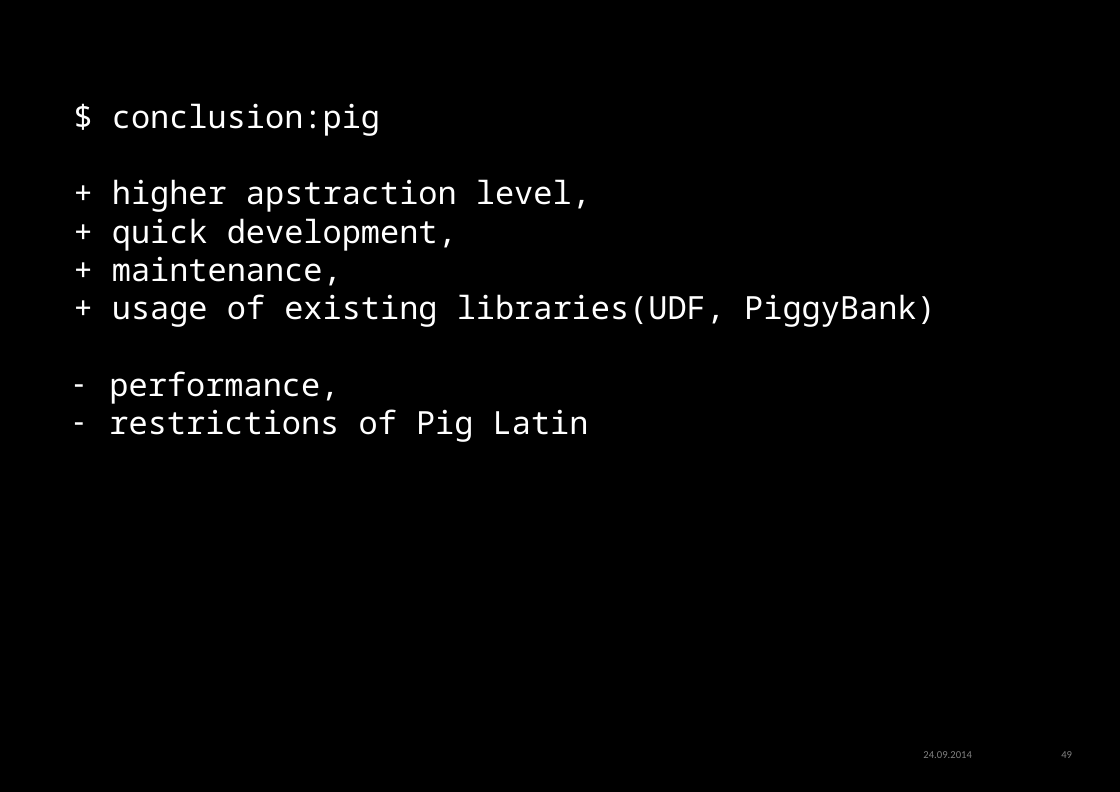
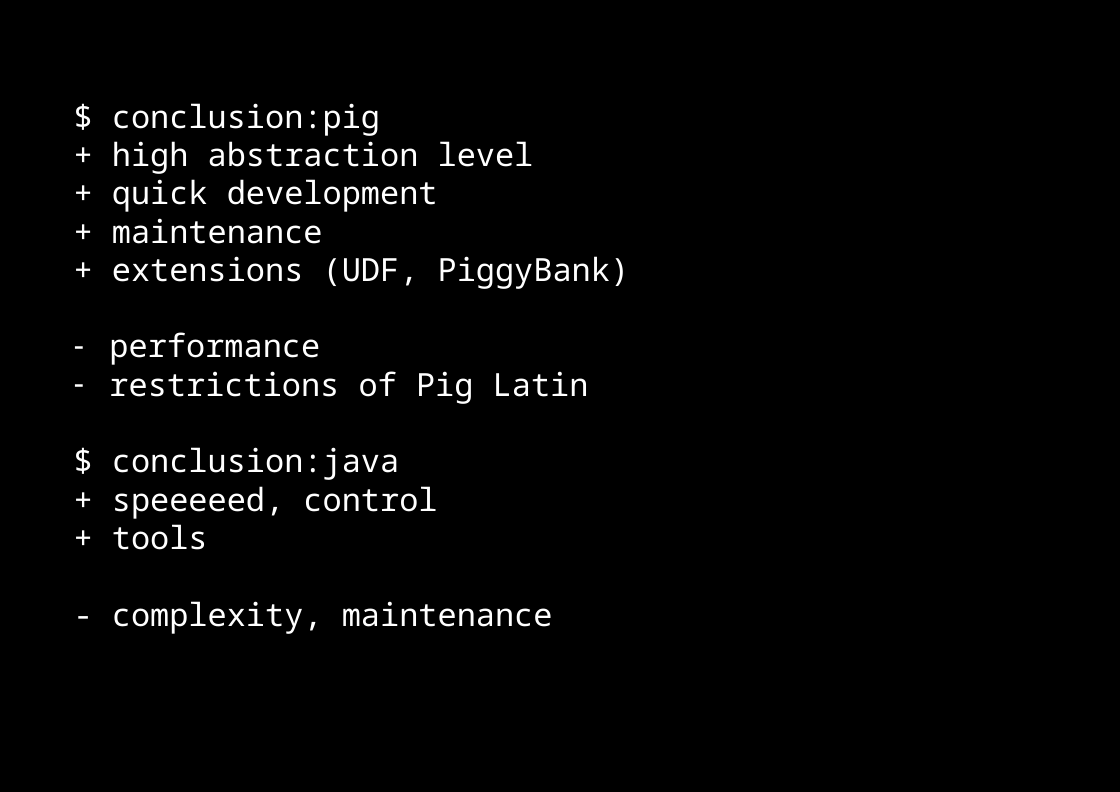
Before and after one commit to dzamurovic/coding-serbia-2014, a slide deck: slide 49 of coding-serbia.pptx. Drawn at 1120x792 pixels with LibreOffice and Linux fonts; fonts in the diff are those of the drawing. Boxes give left, top, right and bottom in pixels: in the first picture for what was removed or moved away, otherwise in the second. Text is boxed around its words. In the diff, an @@ line names an element or a change of style, - is before the commit and + after.

Commit message:
Working on the presentation.

```diff
--- a/coding-serbia.pptx
+++ b/coding-serbia.pptx
@@ rectangle "$ conclusion:pig": place and size @@
-rectangle "$ conclusion:pig" at bbox=[55, 87, 1073, 454]
+rectangle "$ conclusion:pig" at bbox=[55, 87, 1073, 648]
@@ text in rectangle at bbox=[109, 141, 630, 365]: text changed @@
-+ higher apstraction level,
-+ quick development,
-+ maintenance,
-+ usage of existing libraries(UDF, PiggyBank)
-– performance,
++ high abstraction level
++ quick development
++ maintenance
++ extensions (UDF, PiggyBank)
+– performance
@@ text in rectangle at bbox=[112, 447, 553, 634]: paragraphs added @@
+$ conclusion:java
++ speeeeed, control
++ tools
+- complexity, maintenance
@@ text removed at bbox=[923, 751, 972, 758] @@
-24.09.2014
@@ page number removed at bbox=[1061, 751, 1072, 758] @@
-49
```
Also in this commit, not shown: 4 other slides changed.
